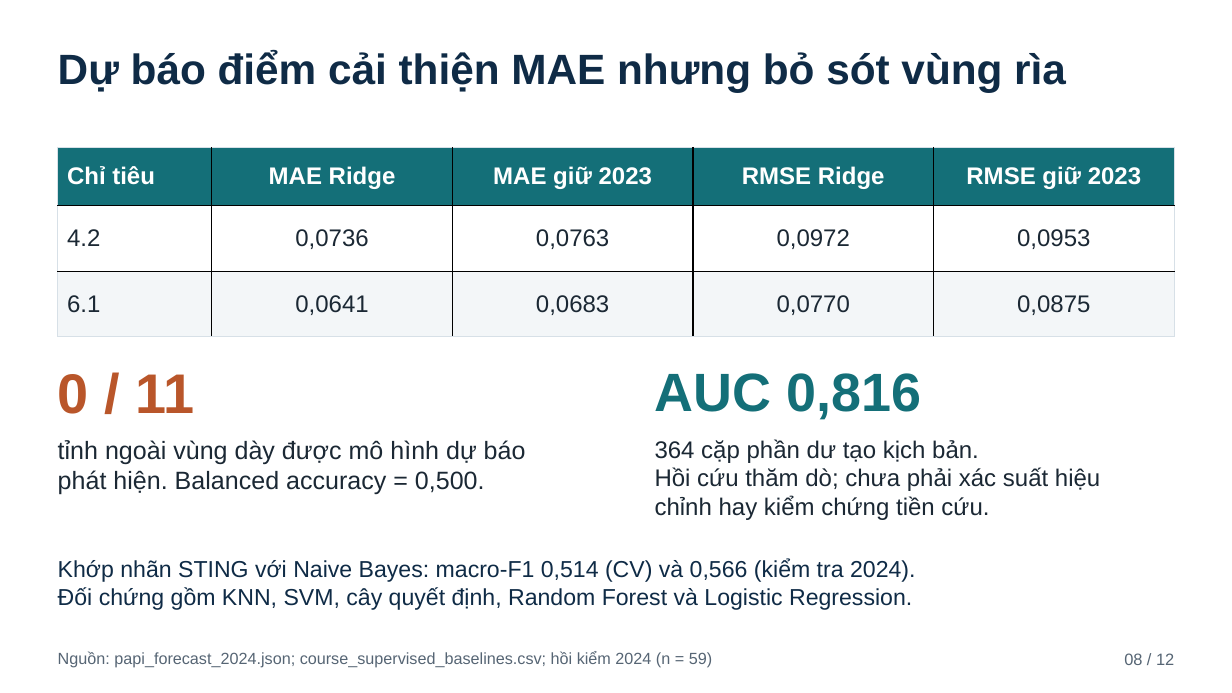
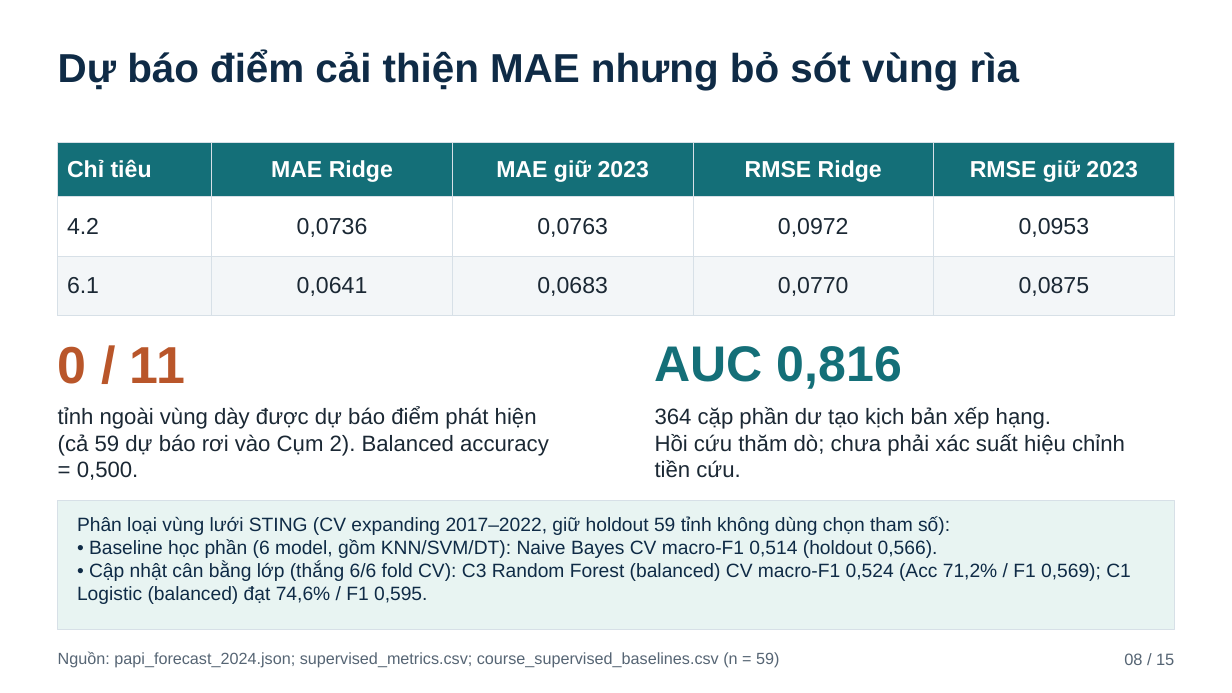
Before and after one commit to JasonTM17/Grid_Based_Sociology, a slide deck: slide 8 of assets/sting_papi_slides_template.pptx. Drawn at 1232x693 pixels with LibreOffice and Linux fonts; fonts in the diff are those of the drawing. Boxes give left, top, right and bottom in pixels: in the first picture for what was removed or moved away, otherwise in the second. Text is boxed around its words. In the diff, an @@ line names an element or a change of style, - is before the commit and + after.

Commit message:
feat(slides): upgrade defense deck to 15 detailed slides and align panel inference claims

```diff
--- a/assets/sting_papi_slides_template.pptx
+++ b/assets/sting_papi_slides_template.pptx
@@ text "Dự báo điểm cải thiện ..." at [58,50,1019,90]: size 33 to 31.5 pt @@
@@ table at [57,142,1173,316] @@
@@ size 18.8 to 18 pt @@
@@ borders changed @@
@@ table: place and size @@
-table at [57,147,1173,336]
+table at [57,142,1173,316]
@@ text "0 / 11": place and size @@
-text "0 / 11" at [58,374,194,414]
+text "0 / 11" at [58,346,185,384]
@@ text "0 / 11" at [58,346,185,384]: size 43.5 to 40.5 pt @@
@@ text "AUC 0,816": place and size @@
-text "AUC 0,816" at [655,373,921,420]
+text "AUC 0,816" at [655,346,902,389]
@@ text "AUC 0,816" at [655,346,902,389]: size 42 to 39 pt @@
@@ text at [58,406,549,480]: text changed; size 19.5 to 17.2 pt @@
-tỉnh ngoài vùng dày được mô hình dự báo phát hiện. Balanced accuracy = 0,500.
+tỉnh ngoài vùng dày được dự báo điểm phát hiện (cả 59 dự báo rơi vào Cụm 2). Balanced accuracy = 0,500.
@@ text at [655,407,1125,478]: text changed; size 18.8 to 17.2 pt @@
-364 cặp phần dư tạo kịch bản.
-Hồi cứu thăm dò; chưa phải xác suất hiệu chỉnh hay kiểm chứng tiền cứu.
+364 cặp phần dư tạo kịch bản xếp hạng.
+Hồi cứu thăm dò; chưa phải xác suất hiệu chỉnh tiền cứu.
@@ rectangle added at [57,501,1174,630], fill #E8F4F2, outline #D7E0E7 0.75 pt @@
@@ text added at [77,516,1131,604], 15 pt, text #0F2B46 @@
+Phân loại vùng lưới STING (CV expanding 2017–2022, giữ holdout 59 tỉnh không dùng chọn tham số):
+• Baseline học phần (6 model, gồm KNN/SVM/DT): Naive Bayes CV macro-F1 0,514 (holdout 0,566).
+• Cập nhật cân bằng lớp (thắng 6/6 fold CV): C3 Random Forest (balanced) CV macro-F1 0,524 (Acc 71,2% / F1 0,569); C1 Logistic (balanced) đạt 74,6% / F1 0,595.
@@ text removed at [58,559,915,610] @@
-Khớp nhãn STING với Naive Bayes: macro-F1 0,514 (CV) và 0,566 (kiểm tra 2024).
-Đối chứng gồm KNN, SVM, cây quyết định, Random Forest và Logistic Regression.
@@ text at [58,651,779,668]: text changed @@
-Nguồn: papi_forecast_2024.json; course_supervised_baselines.csv; hồi kiểm 2024 (n = 59)
+Nguồn: papi_forecast_2024.json; supervised_metrics.csv; course_supervised_baselines.csv (n = 59)
@@ text at [1124,653,1174,665]: text changed @@
-08 / 12
+08 / 15
```
Also in this commit, not shown: 10 other slides changed, 4 slides added, 1 slide removed, 52 other files.
